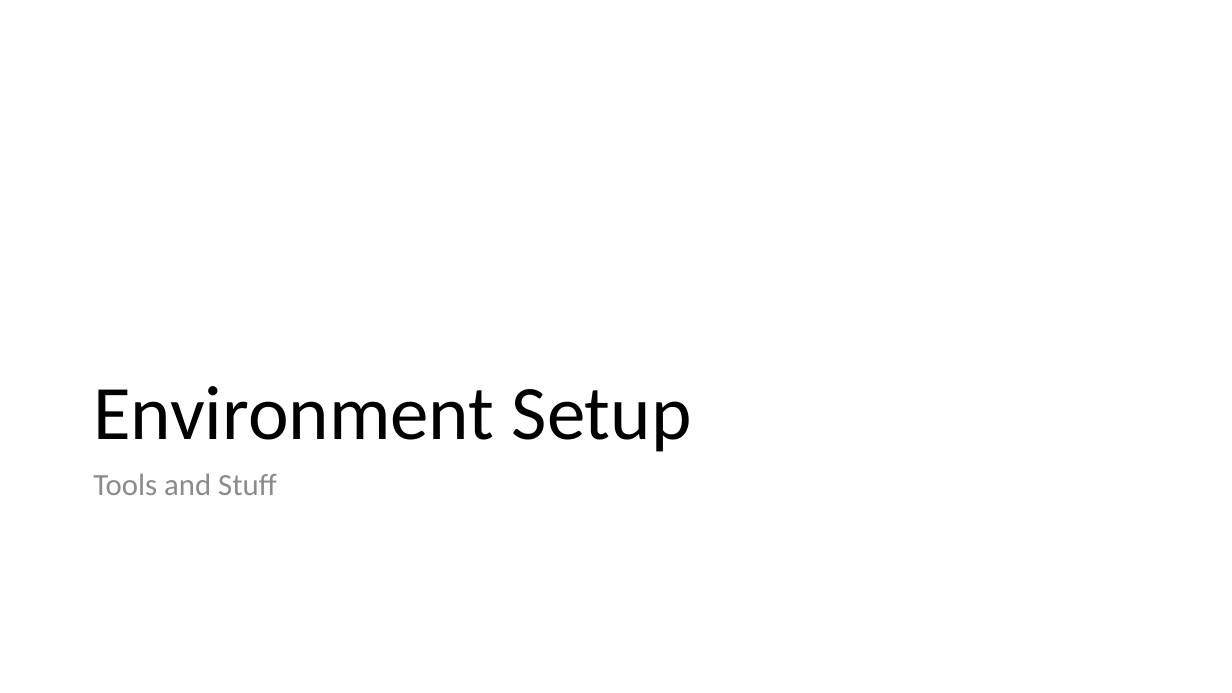
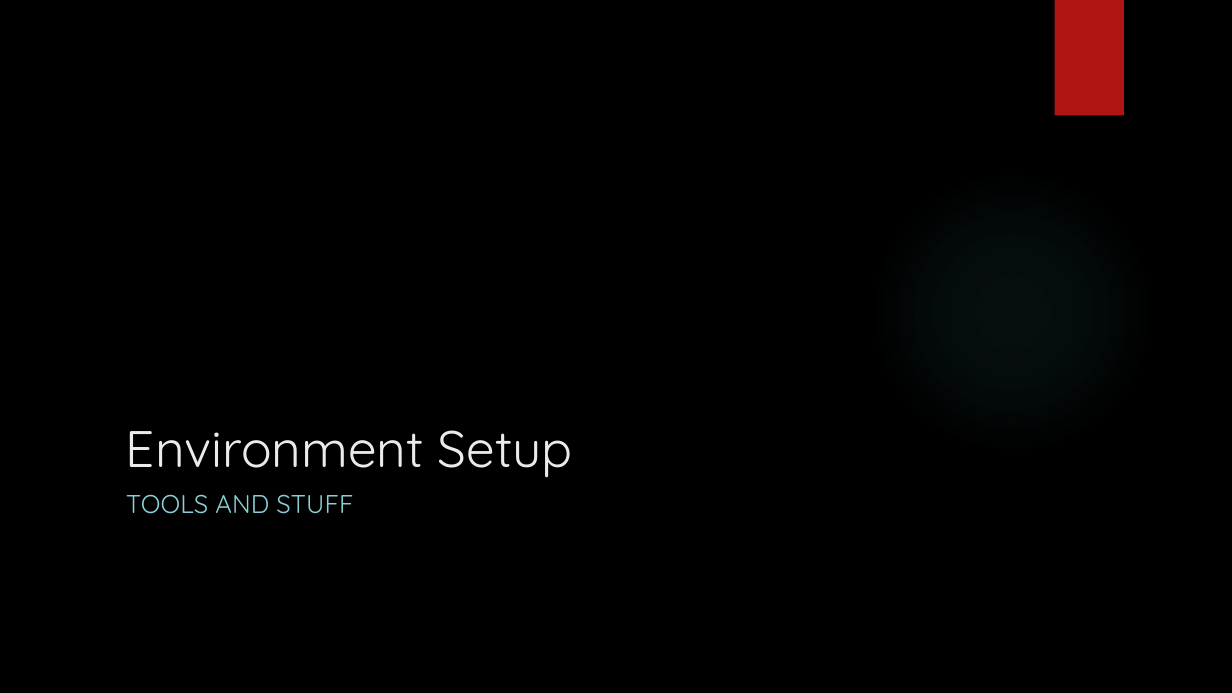
Before and after one commit to buildmotion/custom-angular-modules, a slide deck: slide 21 of presentation/custom-angular-modules.pptx (slide 13 before the commit). Drawn at 1232x693 pixels with LibreOffice and Linux fonts; fonts in the diff are those of the drawing; background and template pictures are left out. Boxes give left, top, right and bottom in pixels: in the first picture for what was removed or moved away, otherwise in the second. Text is boxed around its words. In the diff, an @@ line names an element or a change of style, - is before the commit and + after.

```diff
--- a/presentation/custom-angular-modules.pptx
+++ b/presentation/custom-angular-modules.pptx
@@ background #FFFFFF to picture (left out) @@
@@ rectangle added at (1055, 0, 1124, 116), fill #B01513 @@
@@ ellipse added at (870, 169, 1154, 454), fill gradient #50B9C1 @@
@@ title "Environment Setup": place and size @@
-title "Environment Setup" at (93, 386, 692, 452)
+title "Environment Setup" at (126, 430, 573, 478)
@@ title "Environment Setup" at (126, 430, 573, 478): size 60 to 40 pt, font Calibri to Quicksand, text colour #000000 to #EBEBEB; line spacing 0.9 to 1 @@
@@ text at (126, 494, 353, 514): text changed; size 24 to 20 pt; font Calibri to Quicksand; text colour #8C8C8C to #8AD0D6 @@
-Tools and Stuff
+TOOLS AND STUFF
```
Also in this commit, not shown: 50 other slides changed, 8 slides added.
